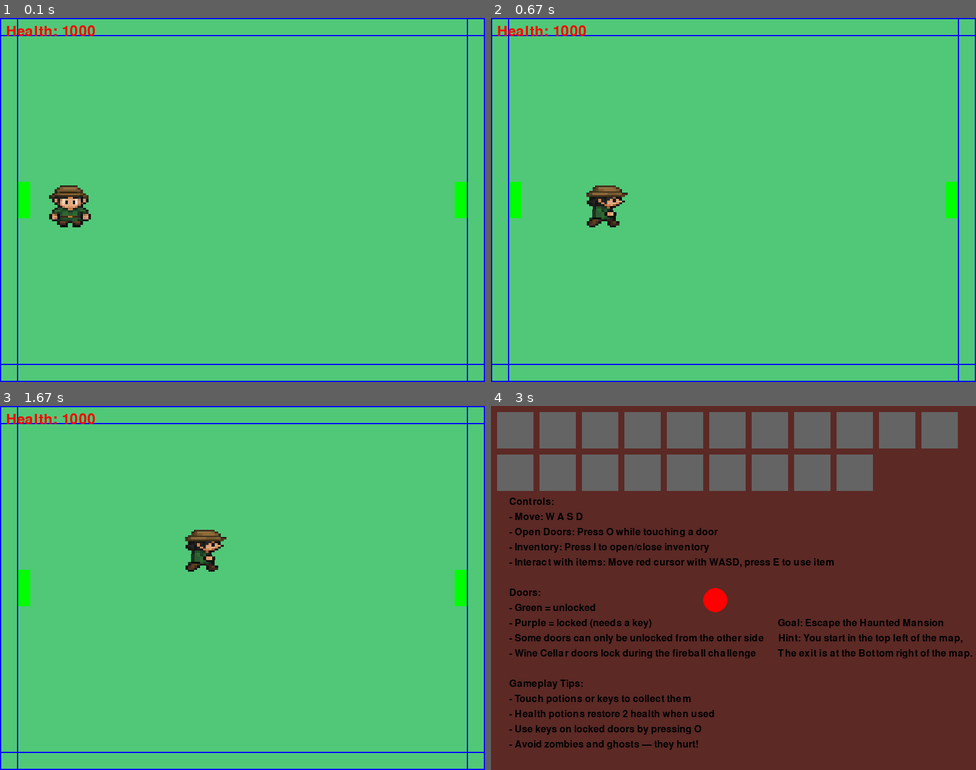
Above: before the commit, frames 1-4 (two rows, left to right).
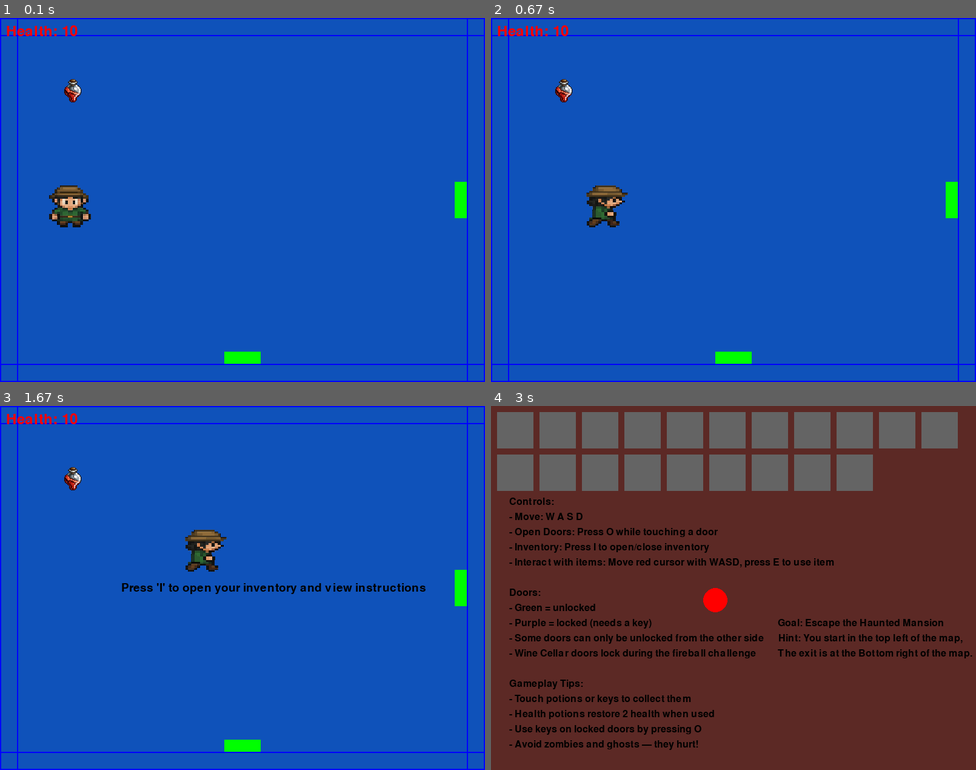
Above: after the commit, the same moments.

Repository: zm-coder-gamer/Haunted-mansion-game
Game: pygame game, started from Ziad_Pygame_FINAL_winner_exit.py
Same seed, same stepped clock (60 frames per second), same inputs: the game is played once before the commit and once after it.
Inputs:
- Up to frame 1 (0.1 s): no input
- Up to frame 2 (0.67 s): hold D from 0.33 s (still down)
- Up to frame 3 (1.67 s): release D at 0.8 s; hold W 0.83-1.13 s; hold D 1.17-1.63 s
- Up to frame 4 (3 s): hold A 1.67-2.2 s; hold S 2.23-2.53 s; tap I at 2.57 s; hold A from 2.9 s (still down)

The runs differ from the first frame. In frame 1, 97% of the frame differs, in the area x 0-100%, y 0-100%; in frame 2, 97%; in frame 3, 97%; in frame 4, nothing differs.

Commit message:
This is the non-dev player version of the game. Essentially, this is the 1.0.0 Release version of the game. Enjoy

Diff:
--- a/Ziad_Pygame_FINAL_winner_exit.py
+++ b/Ziad_Pygame_FINAL_winner_exit.py
@@ -1,3 +1,7 @@
+# === Haunted Mansion: Main Game File ===
+# This file contains the full logic of the game including rendering,
+# player control, enemy behavior, inventory, item interaction, and challenges.
+
 import pygame
 import json
 import time
@@ -7,14 +11,18 @@
 from fireball import Fireball
 
 # Initialize pygame
+# Initialize all imported Pygame modules
 pygame.init()
 
-# Screen dimensions
+# === Game Window Setup ===
+# Define the screen size and create a display surface
 SCREEN_WIDTH, SCREEN_HEIGHT = 800, 600
 screen = pygame.display.set_mode((SCREEN_WIDTH, SCREEN_HEIGHT))
 pygame.display.set_caption("Haunted Mansion")
 
 # === Fireball Challenge Logic ===
+# This function handles the falling fireball challenge.
+# The player must dodge fireballs in the Kitchen for a set amount of time.
 def fireball_challenge_logic(current_room, player, fireballs, fireball_timer, dodged_fireballs,
                              dodge_target, dodge_goal_achieved):
     if current_room != "Kitchen":
@@ -62,6 +70,8 @@
 wine_cellar_entry_time = None
 
 # === AcidDrop Class ===
+# This class defines a green droplet that moves horizontally across the screen
+# during the acid rain challenge in the Garden Courtyard.
 class AcidDrop(pygame.sprite.Sprite):
     def __init__(self, x, y, speed):
         super().__init__()
@@ -82,7 +92,7 @@
 acid_challenge_completed = False
 acid_challenge_entry_time = None
 
-current_room = "Exit Gate" # Player Enters the Mansion
+current_room = "Grand Entrance" # Player Enters the Mansion
 previous_room = None  # Tracks the last room before Inventory
 last_inventory_toggle = 0  # Tracks last time inventory was toggled
 inventory_cooldown = 300  # milliseconds
@@ -163,7 +173,7 @@
 player_speed = base_player_speed
 speed_boost_active = False
 speed_boost_end_time = 0
-health = 1000
+health = 10
 
 # Helper to get adjusted speed per room
 def get_enemy_speed(entity_type, room):
